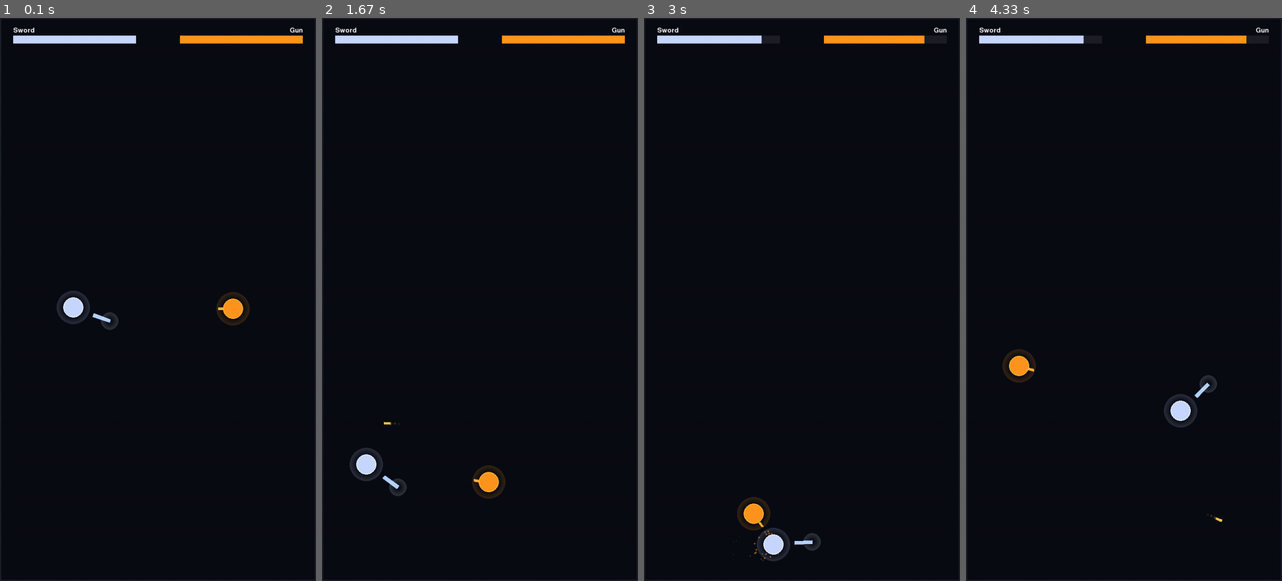
Above: before the commit, frames 1-4 (left to right).
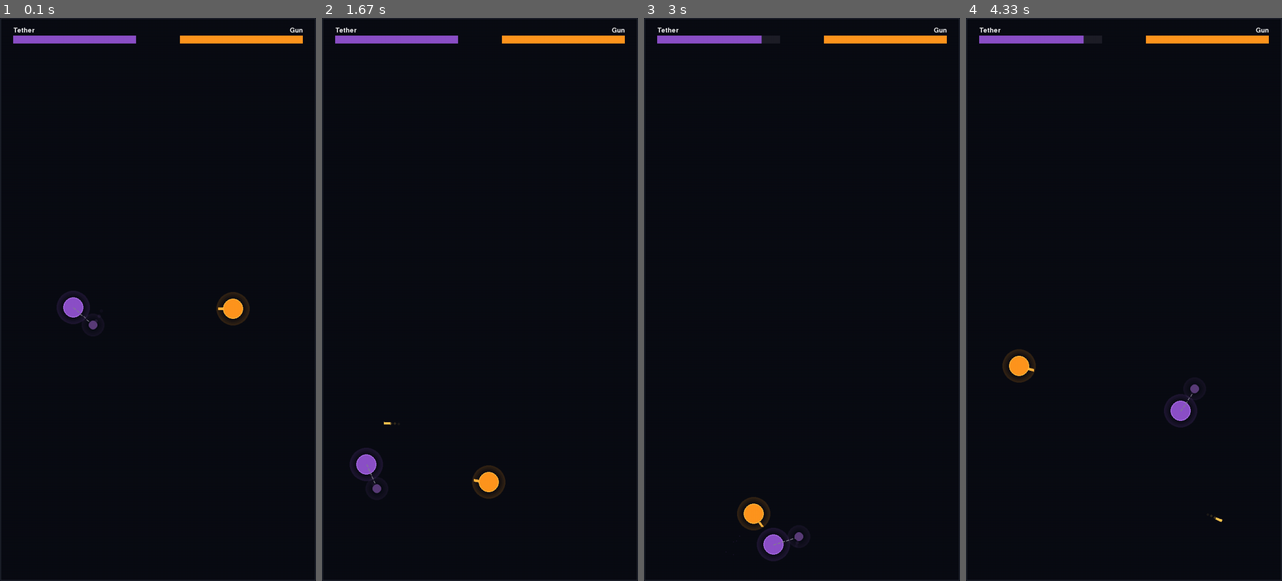
Above: after the commit, the same moments.

Repository: dstevenb07/PygameSimV1
Game: pygame game, started from main.py
Two runs of this game, one before a commit and one after it. Both use one fixed random seed, a clock stepped at 60 frames per second and the inputs below.
Inputs:
- Up to frame 1 (0.1 s): no input
- Up to frame 2 (1.67 s): no input
- Up to frame 3 (3 s): no input
- Up to frame 4 (4.33 s): no input

The runs differ from the first frame. In frame 1, 0.9% of the frame differs, in the area x 4-44%, y 1-56%; in frame 2, 1.0%; in frame 3, 1.0%, in the area x 4-96%, y 1-97%; in frame 4, 1.0%.

Commit message:
Phase 6: implement TetherBall with angular lag, whip, and hit detection
Adds full TetherBall implementation — weight angle interpolates toward
ball movement direction each frame using shortest-path wrap-around,
wall bounces inject TETHER_WHIP_BOOST into angular_velocity which decays
at 0.9/frame, hit detection on weight only. Draws dashed chain via
parametric stepping, fading weight trail, and glow on weight. Swaps
fighter_a to TetherBall for Tether vs Gun stress test.

https://claude.ai/code/session_01X11Di7bKCCdYDvWa7iTVzC

Diff:
--- a/ball_tether.py
+++ b/ball_tether.py
@@ -1,6 +1,78 @@
+import math
+import pygame
 from constants import *
 from ball_base import Ball
 
 
 class TetherBall(Ball):
-    pass
+    def __init__(self, pos, color, name):
+        super().__init__(pos, color, name)
+        self.target_angle = 0.0
+        self.current_angle = 0.0
+        self.angular_velocity = 0.0
+        self.weight_trail = []
+
+    def on_wall_bounce(self):
+        self.angular_velocity += TETHER_WHIP_BOOST
+
+    def weapon_update(self, dt, enemy, particles, shake_state):
+        if self.vel.length() > 0:
+            self.target_angle = math.atan2(self.vel.y, self.vel.x)
+
+        diff = self.target_angle - self.current_angle
+        while diff > math.pi:
+            diff -= 2 * math.pi
+        while diff < -math.pi:
+            diff += 2 * math.pi
+        self.current_angle += diff * TETHER_LAG_FACTOR + self.angular_velocity * dt
+        self.angular_velocity *= 0.9
+
+        weight_pos = self.pos + pygame.math.Vector2(
+            math.cos(self.current_angle),
+            math.sin(self.current_angle)
+        ) * TETHER_ORBIT_RADIUS
+
+        self.weight_trail.append(tuple(weight_pos))
+        if len(self.weight_trail) > 5:
+            self.weight_trail.pop(0)
+
+        if enemy.alive and (enemy.pos - weight_pos).length() < BALL_RADIUS + TETHER_WEIGHT_RADIUS:
+            enemy.take_damage(TETHER_DAMAGE, self)
+            particles.emit_hit(weight_pos, enemy.color)
+            shake_state[0] = SCREEN_SHAKE_FRAMES
+
+    def weapon_draw(self, surface):
+        weight_pos = self.pos + pygame.math.Vector2(
+            math.cos(self.current_angle),
+            math.sin(self.current_angle)
+        ) * TETHER_ORBIT_RADIUS
+
+        chain_vec = weight_pos - self.pos
+        dist = chain_vec.length()
+        if dist > 0:
+            step_dir = chain_vec / dist
+            t = 0.0
+            draw = True
+            while t < dist:
+                if draw:
+                    seg_end = min(t + 6, dist)
+                    start = self.pos + step_dir * t
+                    end = self.pos + step_dir * seg_end
+                    pygame.draw.line(surface, (130, 130, 140),
+                                     (int(start.x), int(start.y)),
+                                     (int(end.x), int(end.y)), 2)
+                t += 6 if draw else 4
+                draw = not draw
+
+        if self.weight_trail:
+            for i, pos in enumerate(self.weight_trail):
+                alpha = int(120 * (i / len(self.weight_trail)))
+                r = 4
+                s = pygame.Surface((r * 2, r * 2), pygame.SRCALPHA)
+                pygame.draw.circle(s, (90, 60, 120, alpha), (r, r), r)
+                surface.blit(s, (int(pos[0]) - r, int(pos[1]) - r))
+
+        self.draw_glow(surface, weight_pos, TETHER_WEIGHT_RADIUS, (90, 60, 120))
+        pygame.draw.circle(surface, (90, 60, 120),
+                           (int(weight_pos.x), int(weight_pos.y)),
+                           TETHER_WEIGHT_RADIUS)
--- a/main.py
+++ b/main.py
@@ -25,10 +25,10 @@
     shake_state = [0]
 
     # --- CHARACTER ROSTER (change these two lines to swap fighters) ---
-    fighter_a = SwordBall(
+    fighter_a = TetherBall(
         pos=(SCREEN_WIDTH // 4, SCREEN_HEIGHT // 2),
-        color=(200, 215, 255),
-        name="Sword"
+        color=(140, 80, 200),
+        name="Tether"
     )
     fighter_b = GunBall(
         pos=(3 * SCREEN_WIDTH // 4, SCREEN_HEIGHT // 2),
